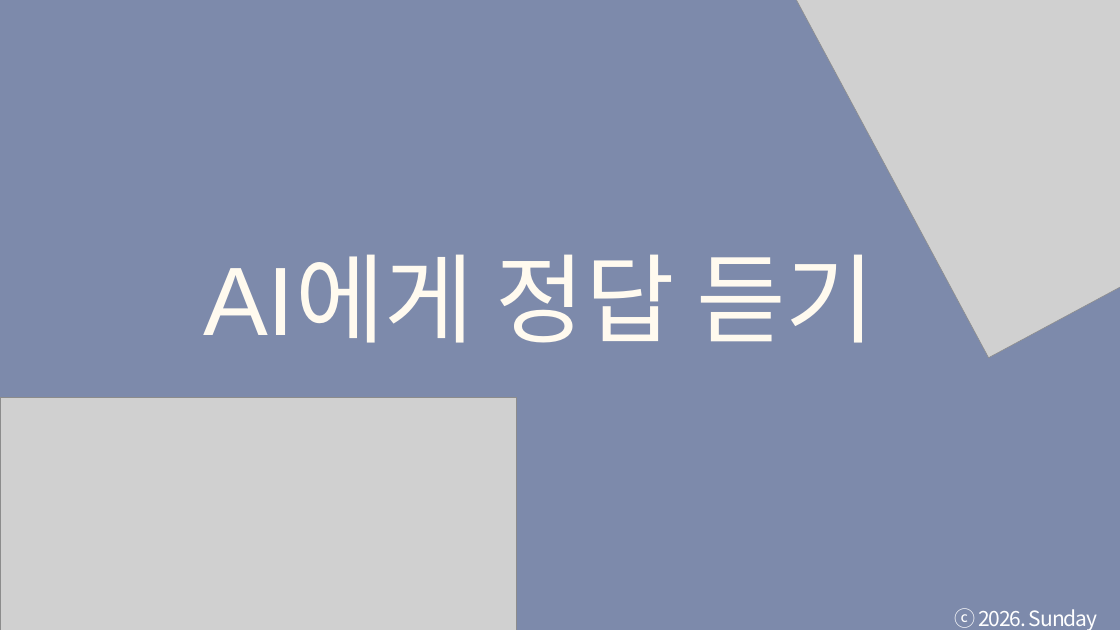
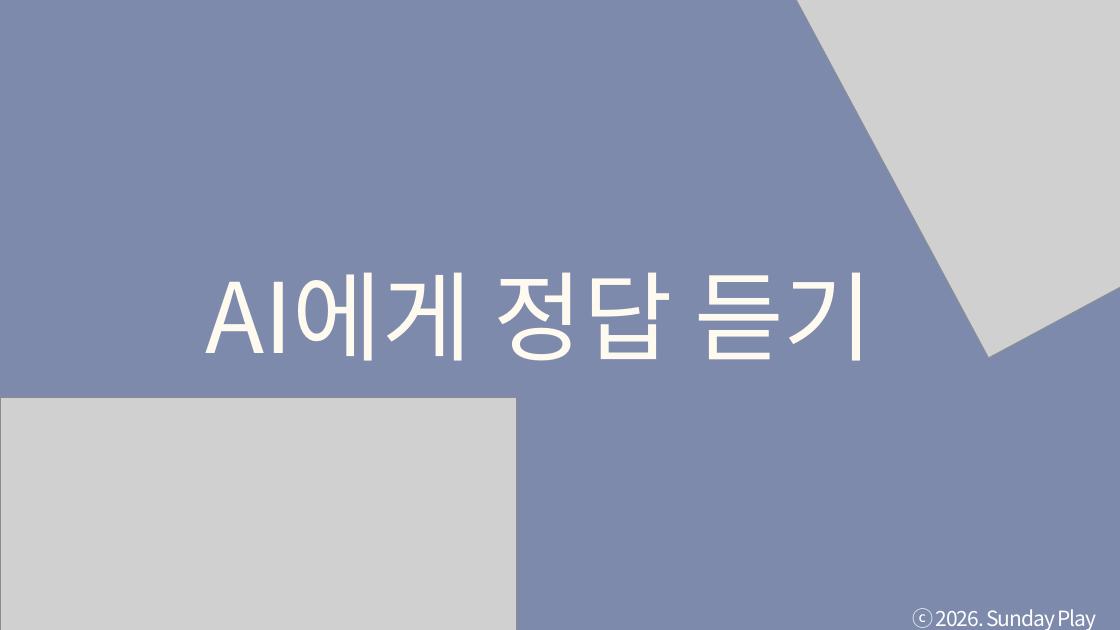
Before and after one commit to tkdgns25300/sunday_play, a slide deck: slide 1 of public/downloads/games/ai-answer/rules.pptx. Drawn at 1120x630 pixels with LibreOffice and Linux fonts; fonts in the diff are those of the drawing; grey boxes stand for pictures. Boxes give left, top, right and bottom in pixels: in the first picture for what was removed or moved away, otherwise in the second. Text is boxed around its words. In the diff, an @@ line names an element or a change of style, - is before the commit and + after.

```diff
--- a/public/downloads/games/ai-answer/rules.pptx
+++ b/public/downloads/games/ai-answer/rules.pptx
@@ text "AI에게 정답 듣기": place and size @@
-text "AI에게 정답 듣기" at (203,254,875,343)
+text "AI에게 정답 듣기" at (205,272,873,361)
@@ text "AI에게 정답 듣기" at (205,272,873,361): font Arial to Noto Sans CJK KR @@
@@ text "ⓒ 2026. Sunday Play" rewrapped from (955,608,1098,630) to (912,608,1097,630) @@
```
Also in this commit, not shown: 14 other slides changed, 3 other files.
